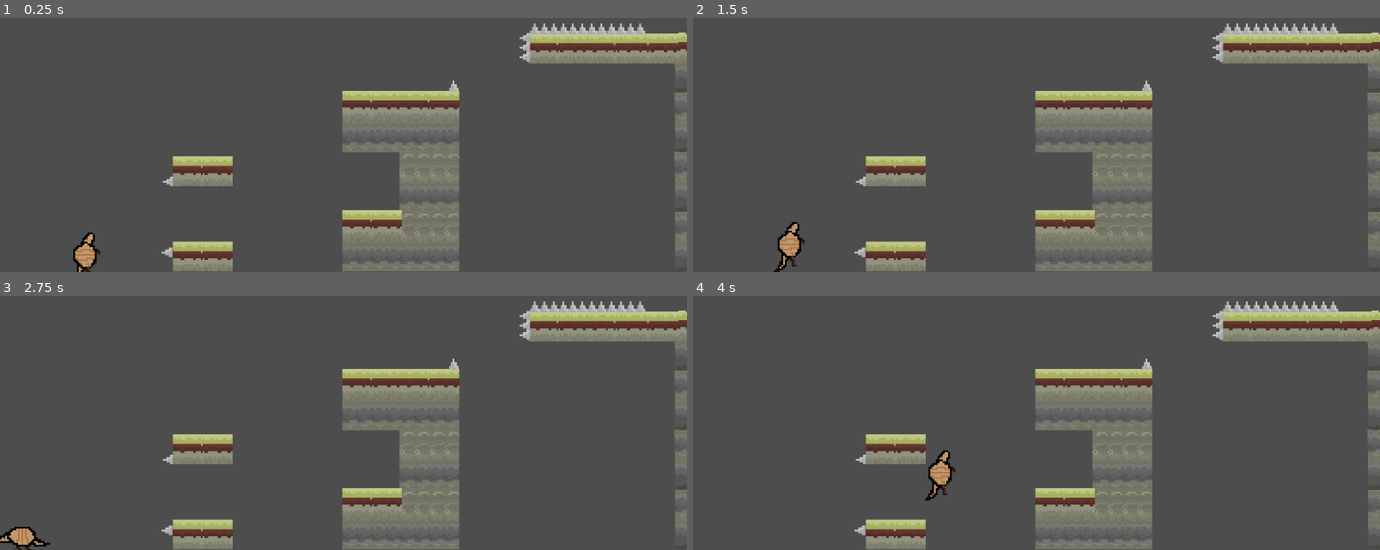
Above: before the commit, frames 1-4 (two rows, left to right).
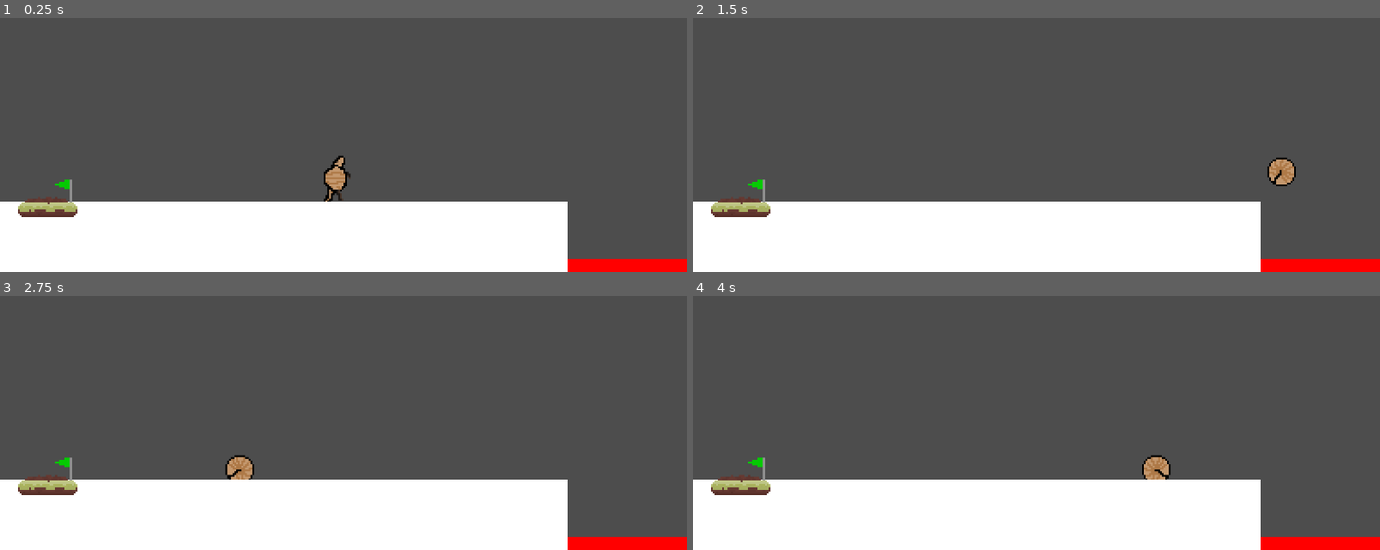
Above: after the commit, the same moments.

Repository: potatinator/codeday3-ihatecaiden
Game: Godot game, scene res://node_2d.tscn
Two runs of this game, one before a commit and one after it. Both use one fixed random seed, a clock stepped at 60 frames per second and the inputs below. Before the commit the project starts from res://Lvl4.tscn.
Inputs:
- Up to frame 1 (0.25 s): no input
- Up to frame 2 (1.5 s): hold D (moveRight) from 0.53 s (still down); tap Shift (store) at 0.6, 1.35 s; tap W (jump) at 0.77 s
- Up to frame 3 (2.75 s): tap W (jump) at 1.52 s; release D (moveRight) at 2.03 s; hold A (moveLeft) from 2.03 s (still down); tap Shift (store) at 2.1 s
- Up to frame 4 (4 s): release A (moveLeft) at 2.78 s; hold D (moveRight) from 2.78 s (still down); tap Shift (store) at 2.85, 3.6 s; tap W (jump) at 3.02, 3.77 s

The runs differ from the first frame. In frame 1, 34% of the frame differs, in the area x 0-100%, y 2-100%; in frame 2, 34%; in frame 3, 34%; in frame 4, 34%.

Commit message:
winner winner armadillo dinner

Diff:
--- a/character_body_2d.gd
+++ b/character_body_2d.gd
@@ -18,6 +18,9 @@
 var multi : float = 1.0;
 
 signal dieSig
+
+func _ready() -> void:
+	animated_sprite_2d.visible = true
 
 func _physics_process(delta: float):
 	velocity.y += clamp(GRAV*delta, -maxFall, maxFall)
@@ -76,3 +79,6 @@
 func die() -> void:
 	dieSig.emit()
 	get_tree().reload_current_scene()
+
+func _on_area_2d_2_area_entered(area: Area2D) -> void:
+	animated_sprite_2d.visible = false
--- a/character_body_2d.tscn
+++ b/character_body_2d.tscn
@@ -86,4 +86,15 @@
 shape = SubResource("RectangleShape2D_ij6vw")
 debug_color = Color(1, 0, 0, 0.419608)
 
+[node name="Area2D2" type="Area2D" parent="."]
+collision_layer = 4
+collision_mask = 4
+
+[node name="win" type="CollisionShape2D" parent="Area2D2"]
+position = Vector2(0, -3)
+shape = SubResource("RectangleShape2D_ij6vw")
+debug_color = Color(0, 1, 0, 0.419608)
+
 [connection signal="body_entered" from="Area2D" to="." method="_on_area_2d_body_entered"]
+[connection signal="area_entered" from="Area2D2" to="." method="_on_area_2d_2_area_entered"]
+[connection signal="body_entered" from="Area2D2" to="." method="_on_area_2d_body_entered"]
--- /dev/null
+++ b/end.tscn
@@ -0,0 +1,124 @@
+[gd_scene load_steps=25 format=3 uid="uid://dss7y3mnb8w5s"]
+
+[ext_resource type="Texture2D" uid="uid://boj55ejst3byp" path="res://end.png" id="1_n735c"]
+[ext_resource type="Script" uid="uid://qklfhtnmprln" path="res://win.gd" id="2_egc6y"]
+[ext_resource type="Texture2D" uid="uid://duw8c10qjrr7b" path="res://end animation/end 1.png" id="3_hlww3"]
+[ext_resource type="Texture2D" uid="uid://bmw38k3jptpsy" path="res://end animation/end 2.png" id="4_ol4y7"]
+[ext_resource type="Texture2D" uid="uid://d2ns5ws7igq08" path="res://end animation/end 3.png" id="5_qhkgd"]
+[ext_resource type="Texture2D" uid="uid://bjukhcw2i8gom" path="res://end animation/end 4.png" id="6_uvgpo"]
+[ext_resource type="Texture2D" uid="uid://651j1c5ojbsc" path="res://end animation/end 5.png" id="7_tx5yu"]
+[ext_resource type="Texture2D" uid="uid://bqy1a7kxu1s33" path="res://end animation/end 7.png" id="8_46nwd"]
+[ext_resource type="Texture2D" uid="uid://r4413ow34hgx" path="res://end animation/end 8.png" id="9_31upl"]
+[ext_resource type="Texture2D" uid="uid://bgpmf8w24ekn" path="res://end animation/end 9.png" id="10_okgvq"]
+[ext_resource type="Texture2D" uid="uid://c478tbvvk15ao" path="res://end animation/end 10.png" id="11_1qndq"]
+[ext_resource type="Texture2D" uid="uid://bjhy1riwpm2qy" path="res://end animation/end 11.png" id="12_8syjp"]
+[ext_resource type="Texture2D" uid="uid://b4k5par4uscmy" path="res://end animation/end 12.png" id="13_r7fym"]
+[ext_resource type="Texture2D" uid="uid://k2r74jraxinj" path="res://end animation/end 13.png" id="14_2lcc4"]
+[ext_resource type="Texture2D" uid="uid://lealtm0hxcr8" path="res://end animation/end 14.png" id="15_pqcue"]
+[ext_resource type="Texture2D" uid="uid://cfxlcdaickghv" path="res://end animation/end 15.png" id="16_s4ed7"]
+[ext_resource type="Texture2D" uid="uid://ce6tb1bygxv5o" path="res://end animation/end 16.png" id="17_e6rxa"]
+[ext_resource type="Texture2D" uid="uid://c8f5pg0wc0gxs" path="res://end animation/end 17.png" id="18_m0oet"]
+[ext_resource type="Texture2D" uid="uid://de0pty2lig5q2" path="res://end animation/end 18.png" id="19_4i7on"]
+[ext_resource type="Texture2D" uid="uid://fcy5drlfsxla" path="res://end animation/end 19.png" id="20_m07gb"]
+
+[sub_resource type="RectangleShape2D" id="RectangleShape2D_75yvt"]
+size = Vector2(100, 25)
+
+[sub_resource type="QuadMesh" id="QuadMesh_egc6y"]
+size = Vector2(100, 100)
+
+[sub_resource type="RectangleShape2D" id="RectangleShape2D_lt2ag"]
+size = Vector2(101, 53)
+
+[sub_resource type="SpriteFrames" id="SpriteFrames_0lh3u"]
+animations = [{
+"frames": [{
+"duration": 1.0,
+"texture": ExtResource("3_hlww3")
+}, {
+"duration": 1.0,
+"texture": ExtResource("4_ol4y7")
+}, {
+"duration": 1.0,
+"texture": ExtResource("5_qhkgd")
+}, {
+"duration": 1.0,
+"texture": ExtResource("6_uvgpo")
+}, {
+"duration": 1.0,
+"texture": ExtResource("7_tx5yu")
+}, {
+"duration": 1.0,
+"texture": ExtResource("8_46nwd")
+}, {
+"duration": 1.0,
+"texture": ExtResource("9_31upl")
+}, {
+"duration": 1.0,
+"texture": ExtResource("10_okgvq")
+}, {
+"duration": 1.0,
+"texture": ExtResource("11_1qndq")
+}, {
+"duration": 1.0,
+"texture": ExtResource("12_8syjp")
+}, {
+"duration": 1.0,
+"texture": ExtResource("13_r7fym")
+}, {
+"duration": 1.0,
+"texture": ExtResource("14_2lcc4")
+}, {
+"duration": 1.0,
+"texture": ExtResource("15_pqcue")
+}, {
+"duration": 1.0,
+"texture": ExtResource("16_s4ed7")
+}, {
+"duration": 1.0,
+"texture": ExtResource("17_e6rxa")
+}, {
+"duration": 1.0,
+"texture": ExtResource("18_m0oet")
+}, {
+"duration": 1.0,
+"texture": ExtResource("19_4i7on")
+}, {
+"duration": 1.0,
+"texture": ExtResource("20_m07gb")
+}],
+"loop": false,
+"name": &"win",
+"speed": 15.0
+}]
+
+[node name="StaticBody2D" type="StaticBody2D"]
+script = ExtResource("2_egc6y")
+
+[node name="CollisionShape2D" type="CollisionShape2D" parent="."]
+position = Vector2(0, 37)
+shape = SubResource("RectangleShape2D_75yvt")
+
+[node name="MeshInstance2D" type="MeshInstance2D" parent="."]
+scale = Vector2(1, -1)
+mesh = SubResource("QuadMesh_egc6y")
+texture = ExtResource("1_n735c")
+
+[node name="Area2D" type="Area2D" parent="."]
+scale = Vector2(1, -1)
+collision_layer = 4
+collision_mask = 4
+
+[node name="CollisionShape2D" type="CollisionShape2D" parent="Area2D"]
+position = Vector2(0.5, 3.5)
+shape = SubResource("RectangleShape2D_lt2ag")
+debug_color = Color(0, 1, 0, 0.419608)
+
+[node name="AnimatedSprite2D" type="AnimatedSprite2D" parent="."]
+sprite_frames = SubResource("SpriteFrames_0lh3u")
+animation = &"win"
+frame = 17
+frame_progress = 1.0
+
+[connection signal="area_entered" from="Area2D" to="." method="_on_area_2d_area_entered"]
+[connection signal="body_entered" from="Area2D" to="." method="_on_area_2d_body_entered"]
--- a/node_2d.tscn
+++ b/node_2d.tscn
@@ -1,9 +1,10 @@
-[gd_scene load_steps=5 format=3 uid="uid://tjhg36urlf05"]
+[gd_scene load_steps=6 format=3 uid="uid://tjhg36urlf05"]
 
 [ext_resource type="PackedScene" uid="uid://drbulqxqdircb" path="res://character_body_2d.tscn" id="1_wtcfe"]
 [ext_resource type="PackedScene" uid="uid://c16mb2p7lvfrk" path="res://block.tscn" id="2_0e48y"]
 [ext_resource type="PackedScene" uid="uid://btw57klxaykkh" path="res://walls.tscn" id="3_epypp"]
 [ext_resource type="PackedScene" uid="uid://bgqm2hmdxfosh" path="res://kill.tscn" id="4_0hol4"]
+[ext_resource type="PackedScene" uid="uid://dss7y3mnb8w5s" path="res://end.tscn" id="5_q6r6c"]
 
 [node name="Node2D2" type="Node2D"]
 
@@ -22,4 +23,6 @@
 editor_draw_limits = true
 
 [node name="walls" parent="." instance=ExtResource("3_epypp")]
-padding = 0
+
+[node name="StaticBody2D" parent="." instance=ExtResource("5_q6r6c")]
+position = Vector2(80, 506)
--- a/project.godot
+++ b/project.godot
@@ -11,7 +11,7 @@
 [application]
 
 config/name="New Game Project"
-run/main_scene="uid://ugqwvxgcwyx8"
+run/main_scene="uid://tjhg36urlf05"
 config/features=PackedStringArray("4.4", "GL Compatibility")
 config/icon="res://icon.svg"
 
@@ -46,6 +46,7 @@
 [layer_names]
 
 2d_physics/layer_2="kill"
+2d_physics/layer_3="win"
 
 [rendering]
 
--- /dev/null
+++ b/win.gd
@@ -0,0 +1,25 @@
+extends StaticBody2D
+
+@onready var animated_sprite_2d: AnimatedSprite2D = $AnimatedSprite2D
+
+@export var nextLVL : String = "res://lvl1.tscn"
+
+var win : bool = false
+var done : bool = false
+
+func _ready() -> void:
+	done = false
+	win = false
+	animated_sprite_2d.connect("animation_finished", Callable(self, "end"))
+
+func end() -> void:
+	done = true
+
+func _physics_process(delta: float) -> void:
+	animated_sprite_2d.visible = win
+	if (win && done):
+		get_tree().change_scene_to_file(nextLVL)
+
+func _on_area_2d_area_entered(area: Area2D) -> void:
+	animated_sprite_2d.play("win")
+	win = true
Not shown: 1 places in levT.tscn that only renumber resources
Not shown, added: meter.png.import
Not shown, added: movement.png.import
Not shown, added: store m.png.import
Not shown: 1 places in walls.tscn that only renumber resources
Not shown, added: win.gd.uid
